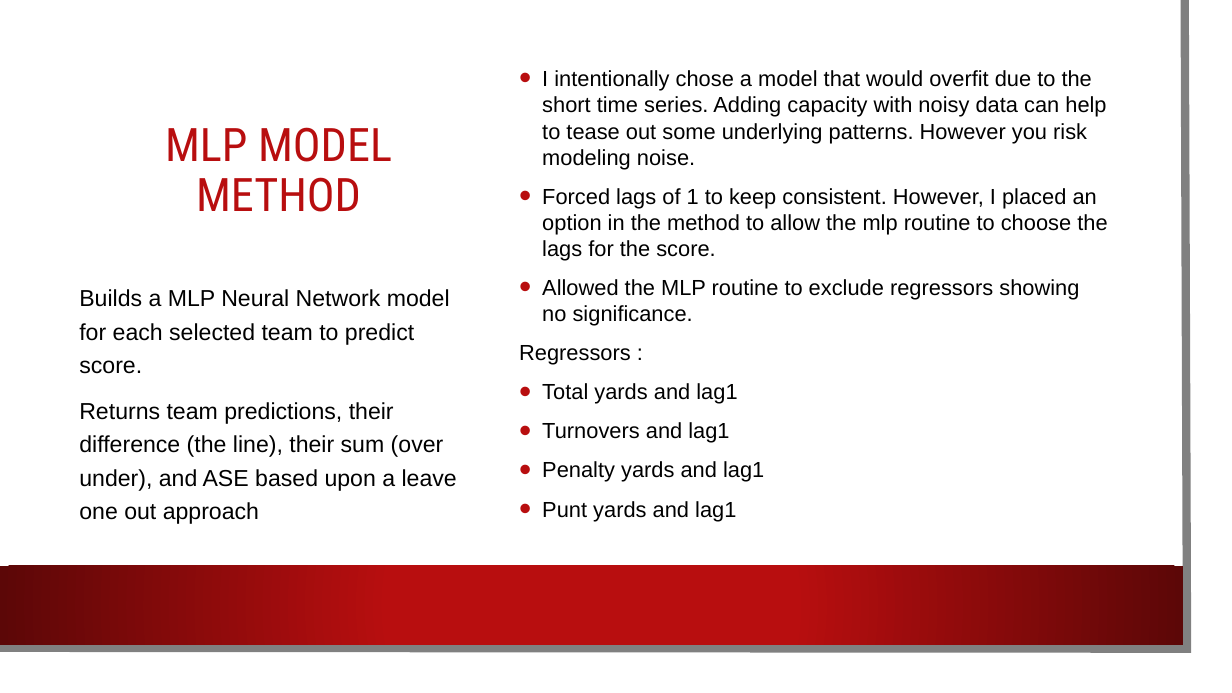
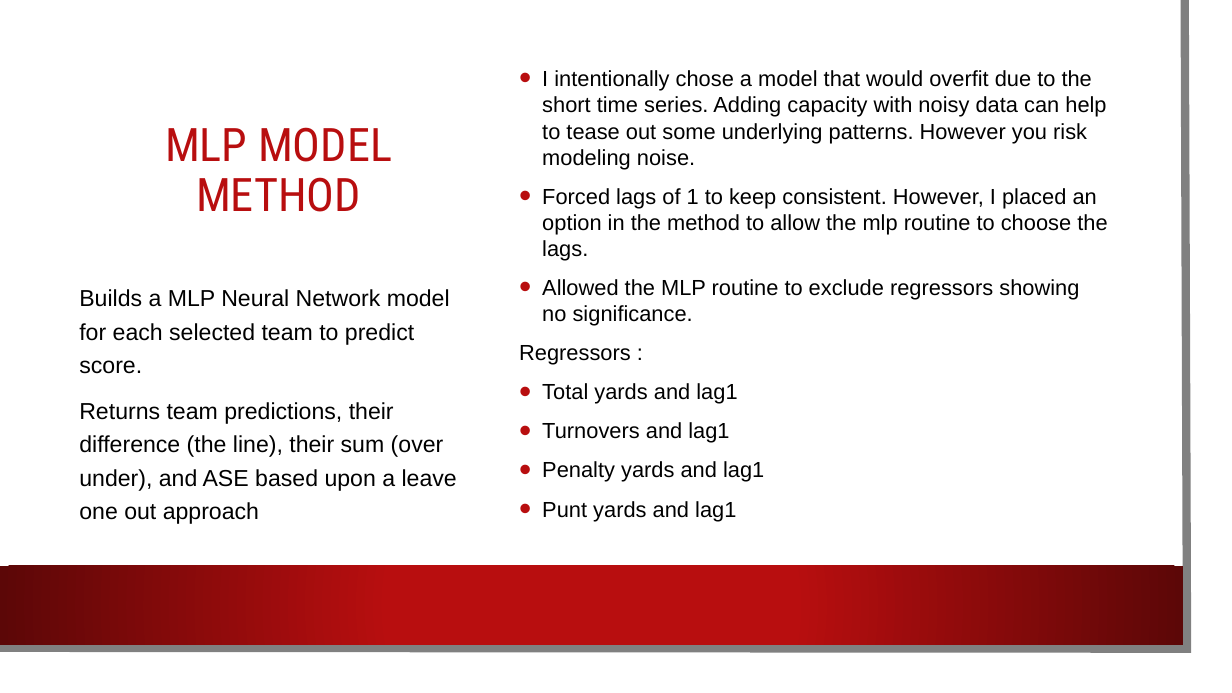
Before and after one commit to realdanielbyrne/NfL-Time-Series-Modeling, a slide deck: slide 13 of dbyrne_predicting_nfl_scores.pptx (slide 12 before the commit). Drawn at 1232x693 pixels with LibreOffice and Linux fonts; fonts in the diff are those of the drawing; background and template pictures are left out. Boxes give left, top, right and bottom in pixels: in the first picture for what was removed or moved away, otherwise in the second. Text is boxed around its words. In the diff, an @@ line names an element or a change of style, - is before the commit and + after.

```diff
--- a/dbyrne_predicting_nfl_scores.pptx
+++ b/dbyrne_predicting_nfl_scores.pptx
@@ text at (x1=542, y1=188, x2=1107, y2=261): text changed @@
-• Forced lags of 1 to keep consistent. However, I placed an option in the method to allow the mlp routine to choose the lags for the score.
+• Forced lags of 1 to keep consistent. However, I placed an option in the method to allow the mlp routine to choose the lags.
```
Also in this commit, not shown: 12 other slides changed, 1 slide added, 4 other files.
